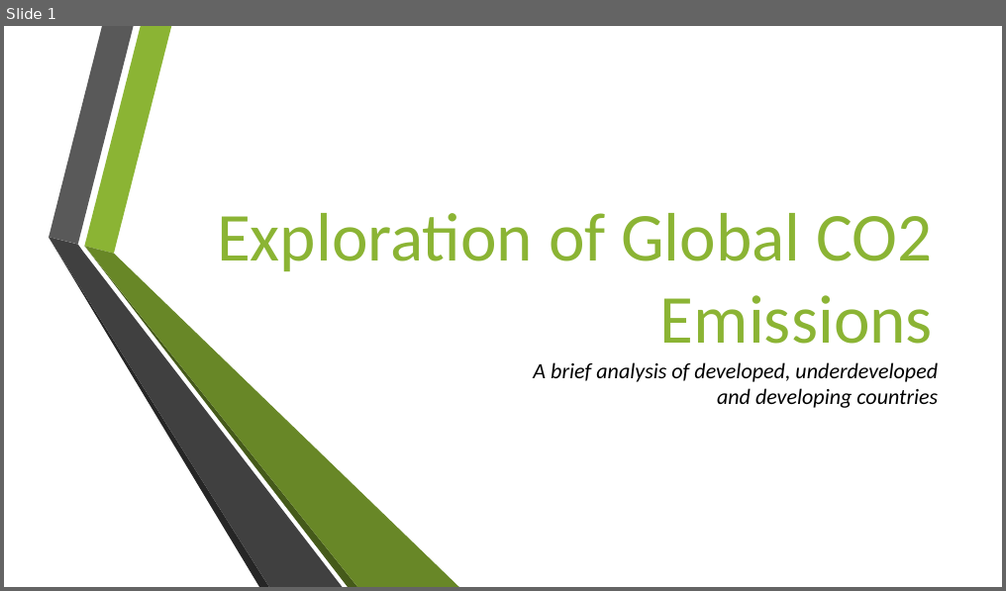
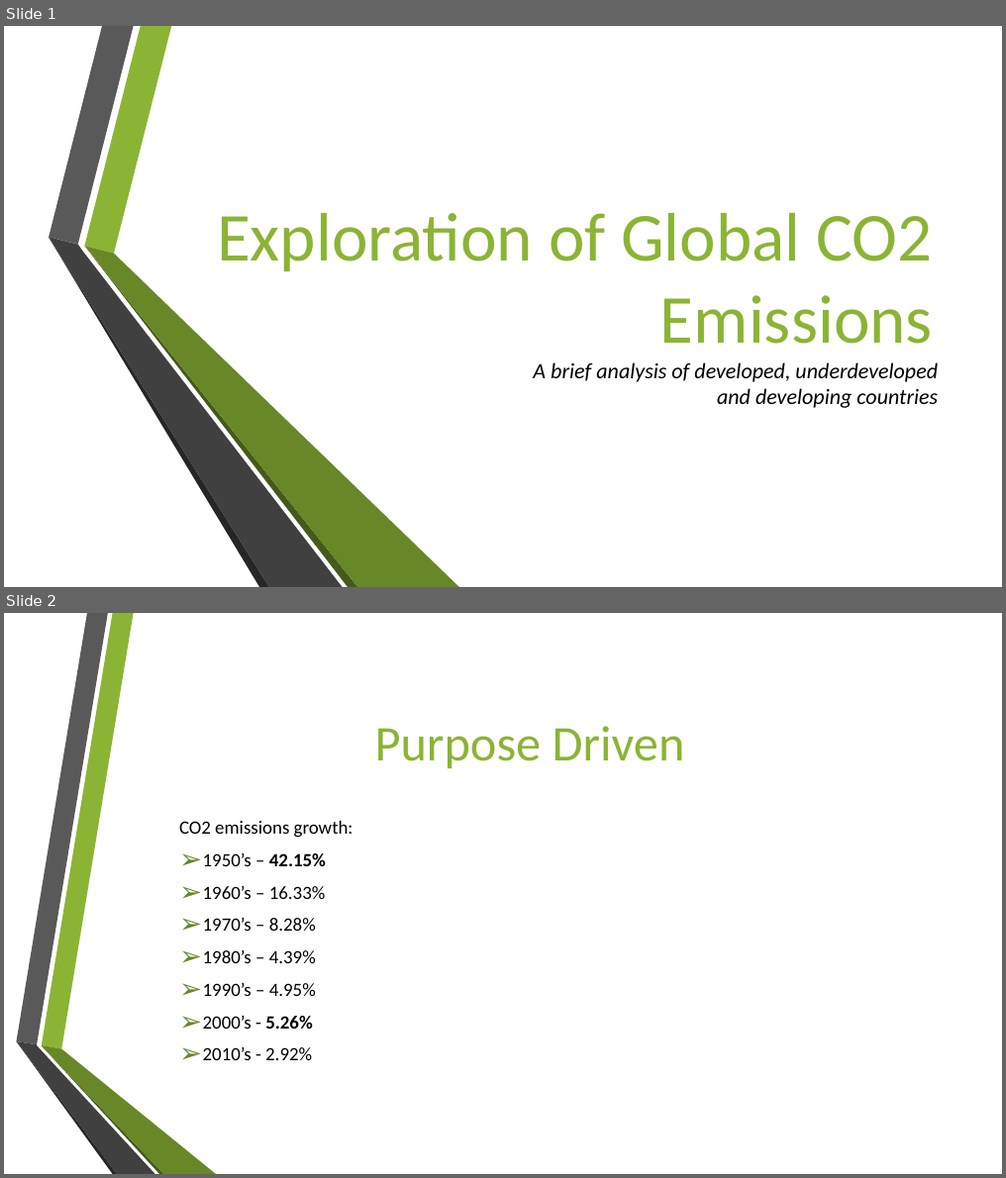
Before and after one commit to au-jr/Group-3-Project-3, a slide deck: Presentation.pptx. Shown one above the other, each under a label of ours: slide 1 before the commit, slides 1 and 2 after it. The pictures are 1006x591 and 1006x1178 pixels, drawn with LibreOffice and Linux fonts; fonts in the diff are those of the drawing; background and template pictures are left out. Boxes give left, top, right and bottom in pixels: in the first picture for what was removed or moved away, otherwise in the second. Text is boxed around its words. In the diff, an @@ line names an element or a change of style, - is before the commit and + after.

```diff
--- a/Presentation.pptx
+++ b/Presentation.pptx
@@ slide 2 added at <box>4,613,1002,1174</box>, background picture (left out) @@
@@ title added at <box>375,726,685,768</box>, 48 pt, text #8BB434 @@
+Purpose Driven
@@ text added at <box>179,821,353,1060</box>, 18 pt, text #000000 @@
+CO2 emissions growth:
+➢ 1950’s – 42.15%
+➢ 1960’s – 16.33%
+➢ 1970’s – 8.28%
+➢ 1980’s – 4.39%
+➢ 1990’s – 4.95%
+➢ 2000’s - 5.26%
+➢ 2010’s - 2.92%
@@ group added at <box>16,613,216,1174</box>: 6 freeform shapes @@
```
Also in this commit, not shown: 1 other slide changed, 1 other slide added, 3 slides removed, 2 other files.
